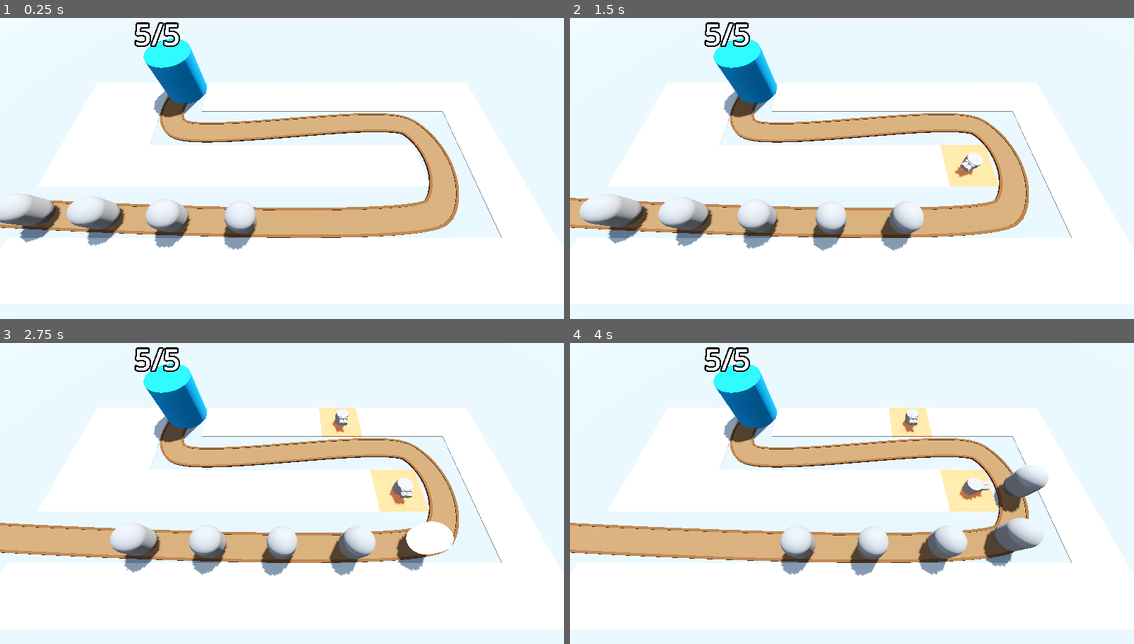
Above: before the commit, frames 1-4 (two rows, left to right).
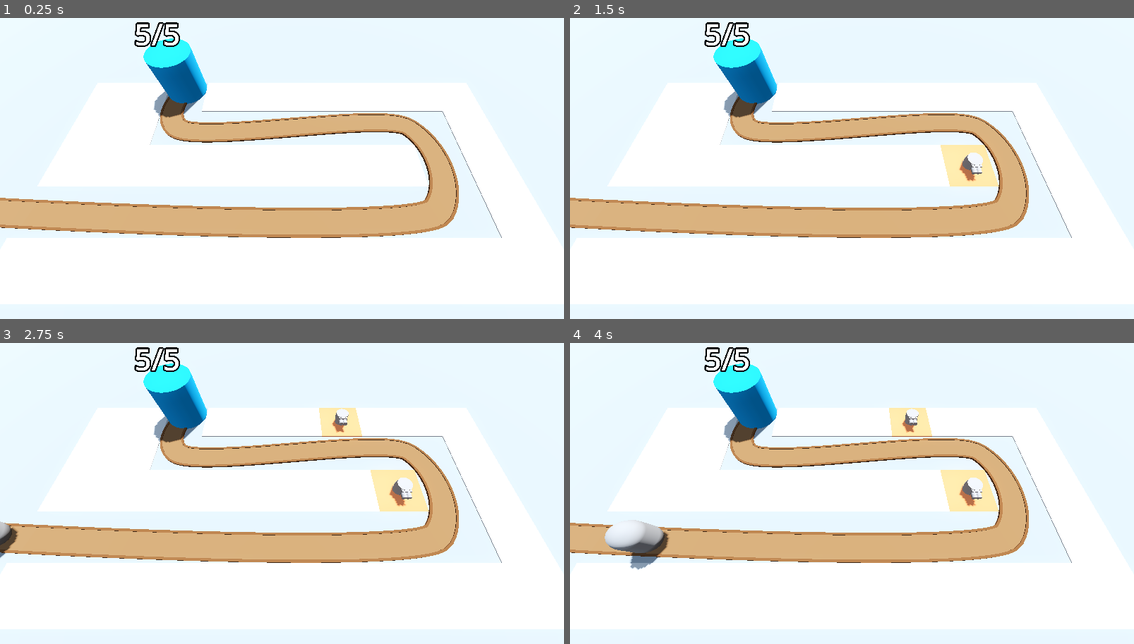
Above: after the commit, the same moments.

Repository: Assasquid/barbarian_blaster
Game: Godot game, scene res://Scenes/base_level.tscn
Two runs of this game, one before a commit and one after it. Both use one fixed random seed, a clock stepped at 60 frames per second and the inputs below.
Inputs (mouse positions are in pixels of both pictures, inside the frame that each line leads up to):
- Up to frame 1 (0.25 s): no input
- Up to frame 2 (1.5 s): move the mouse to (976, 156) at 0.52 s; press the mouse at (976, 156) at 0.53 s; move the mouse to (739, 189) at 1.27 s; release the mouse at (739, 189) at 1.28 s; click (739, 189) at 1.35 s
- Up to frame 3 (2.75 s): move the mouse to (338, 427) at 2.02 s; press the mouse at (338, 427) at 2.03 s
- Up to frame 4 (4 s): move the mouse to (823, 559) at 2.77 s; release the mouse at (823, 559) at 2.78 s; click (823, 559) at 2.85 s; move the mouse to (1021, 544) at 3.52 s; press the mouse at (1021, 544) at 3.53 s

The runs differ from the first frame. In frame 1, 3.7% of the frame differs, in the area x 0-46%, y 58-78%; in frame 2, 4.6%; in frame 3, 4.5%; in frame 4, 5.3%, in the area x 6-85%, y 40-78%.

Commit message:
Instantiate enemies on the path.
Implementing the solution but by generating the timer in code instead as  as node in the base_level. It will allow to easily set a random timer.

Diff:
--- a/Scenes/base_level.tscn
+++ b/Scenes/base_level.tscn
@@ -1,9 +1,10 @@
-[gd_scene load_steps=15 format=3 uid="uid://bn12kcsx877x"]
+[gd_scene load_steps=16 format=3 uid="uid://bn12kcsx877x"]
 
 [ext_resource type="PackedScene" uid="uid://cu68owmkekb1q" path="res://Scenes/ray_picker_camera.tscn" id="1_4ckf2"]
 [ext_resource type="MeshLibrary" uid="uid://ridxlenkhg7l" path="res://MeshLibraries/space_library.tres" id="1_qhsvv"]
 [ext_resource type="PackedScene" uid="uid://dx14yj8xnem7j" path="res://Scenes/enemy.tscn" id="2_i273a"]
 [ext_resource type="PackedScene" uid="uid://c45xr63uqvc0c" path="res://Scenes/base.tscn" id="3_1mlrs"]
+[ext_resource type="Script" path="res://Scripts/EnemyPath.gd" id="3_s3yrn"]
 [ext_resource type="Script" path="res://Scripts/turret_manager.gd" id="5_qj1v3"]
 [ext_resource type="PackedScene" uid="uid://brwaqwe0c6u0d" path="res://Scenes/turret.tscn" id="6_jg5wx"]
 
@@ -66,10 +67,12 @@
 }
 metadata/_editor_floor_ = Vector3(0, 0, 0)
 
-[node name="Path3D" type="Path3D" parent="."]
+[node name="EnemyPath" type="Path3D" parent="."]
 curve = SubResource("Curve3D_xk1yg")
+script = ExtResource("3_s3yrn")
+enemy_scene = ExtResource("2_i273a")
 
-[node name="Road" type="CSGPolygon3D" parent="Path3D"]
+[node name="Road" type="CSGPolygon3D" parent="EnemyPath"]
 polygon = PackedVector2Array(-1, 0, -1, 0.1, 1, 0.1, 1, 0)
 mode = 2
 path_node = NodePath("..")
@@ -83,7 +86,7 @@
 path_joined = false
 material = SubResource("StandardMaterial3D_iy61t")
 
-[node name="RoadBorder1" type="CSGPolygon3D" parent="Path3D"]
+[node name="RoadBorder1" type="CSGPolygon3D" parent="EnemyPath"]
 material_override = SubResource("StandardMaterial3D_brg0o")
 polygon = PackedVector2Array(-1.1, 0, -1.1, 0.15, -0.9, 0.15, -0.9, 0)
 mode = 2
@@ -98,7 +101,7 @@
 path_joined = false
 material = SubResource("StandardMaterial3D_iy61t")
 
-[node name="RoadBorder2" type="CSGPolygon3D" parent="Path3D"]
+[node name="RoadBorder2" type="CSGPolygon3D" parent="EnemyPath"]
 material_override = SubResource("StandardMaterial3D_0mk6a")
 polygon = PackedVector2Array(1.1, 0, 1.1, 0.15, 0.9, 0.15, 0.9, 0)
 mode = 2
@@ -113,28 +116,13 @@
 path_joined = false
 material = SubResource("StandardMaterial3D_iy61t")
 
-[node name="Enemy" parent="Path3D" instance=ExtResource("2_i273a")]
-transform = Transform3D(-0.0217793, 0, -0.999763, 0, 1, 0, 0.999763, 0, -0.0217793, -4.0177, 0, 6.81912)
-progress = 20.0
-
-[node name="Enemy2" parent="Path3D" instance=ExtResource("2_i273a")]
-transform = Transform3D(-0.0332655, 0, -0.999447, 0, 1, 0, 0.999447, 0, -0.0332655, -9.01575, 0, 6.6798)
-progress = 15.0
-
-[node name="Enemy3" parent="Path3D" instance=ExtResource("2_i273a")]
-transform = Transform3D(-0.0417882, 0, -0.999126, 0, 1, 0, 0.999126, 0, -0.0417882, -14.0123, 0, 6.49132)
-progress = 10.0
-
-[node name="Enemy4" parent="Path3D" instance=ExtResource("2_i273a")]
-transform = Transform3D(-0.0489784, 0, -0.9988, 0, 1, 0, 0.9988, 0, -0.0489784, -19.0072, 0, 6.26413)
-progress = 5.0
-
-[node name="Enemy5" parent="Path3D" instance=ExtResource("2_i273a")]
-transform = Transform3D(-4.37114e-08, 0, -1, 0, 1, 0, 1, 0, -4.37114e-08, -24, 0, 6)
+[node name="Timer" type="Timer" parent="EnemyPath"]
+wait_time = 2.0
+autostart = true
 
 [node name="Base" parent="." instance=ExtResource("3_1mlrs")]
 
 [node name="TurretManager" type="Node3D" parent="." node_paths=PackedStringArray("enemy_path")]
 script = ExtResource("5_qj1v3")
 turret = ExtResource("6_jg5wx")
-enemy_path = NodePath("../Path3D")
+enemy_path = NodePath("../EnemyPath")
--- /dev/null
+++ b/Scripts/EnemyPath.gd
@@ -0,0 +1,34 @@
+extends Path3D
+
+@export var enemy_scene: PackedScene
+@export var timer_min := 1.3
+@export var timer_max := 2.6
+
+var timer: Timer
+var random_duration
+
+func _ready() -> void:
+	timer = Timer.new()
+	add_child(timer)
+	timer.timeout.connect(_on_timer_timeout)
+
+	generate_random_duration()
+
+	timer.start(random_duration)
+	print("Starting timer with random duration = " + str(random_duration))
+
+
+func spawn_enemy() -> void:
+	var new_enemy = enemy_scene.instantiate()
+	add_child(new_enemy)
+
+
+func generate_random_duration():
+	random_duration = randf_range(timer_min, timer_max)
+
+
+func _on_timer_timeout() -> void:
+	spawn_enemy()
+	generate_random_duration()
+	timer.start(random_duration)
+	print("REstarting timer with random duration = " + str(random_duration))
